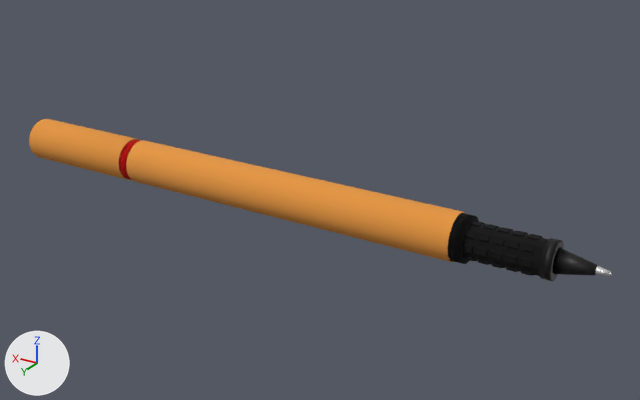
What one commit did to the Blender file scene.blend.
Rendered twice from a 50 mm camera at (-0.0967, 0.1461, 0.079) aimed at (-0.0065, -0.0043, 0.0038). The axes (+X, +Y, +Z) are drawn at lower left. The lights are the same throughout.

The first picture shows '2nd black ring', 'Black ring', 'Pen Body', 'Red Cap', 'black cone', 'black spotted'.
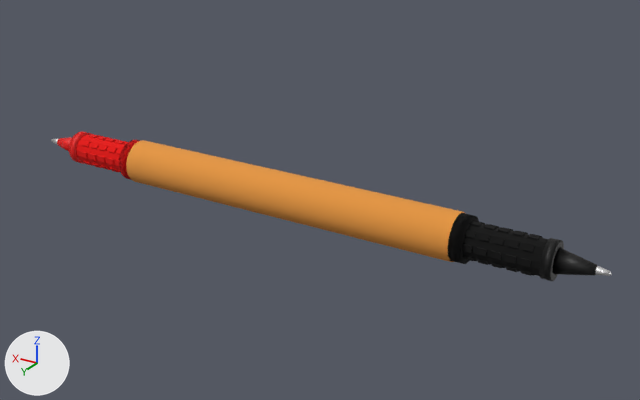
Boxes [x1, y1, x2, y2] around the edits, measured in the pictures (640 x 400 px):
'Red Cap', hidden (orange)
    before: [29, 119, 141, 180]
'Red Spotted', unchanged, uncovered by the edit
    after: [76, 134, 128, 172]

Patch to the scene script:
```diff
--- a/scene.blend.py
+++ b/scene.blend.py
@@ ob_red_cap @@
 ob_red_cap.scale = (0.005, 0.005, 0.015)
+ob_red_cap.hide_set(True)
```
